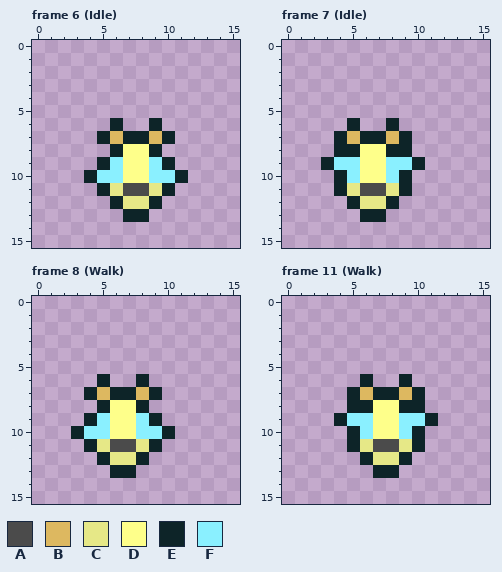
Pixel-art file, stored at game/theslimeking/Assets/Art/Sprites/Creatures/art_beeB.aseprite. Above: the version before the commit.
16x16 pixels, 32 frames. Shown: frame 6 (Idle), frame 7 (Idle), frame 8 (Walk), frame 11 (Walk). The commit also changed other frames, which this record leaves out.
Visible layers, top first: "Layer 1", "side".
Palette (. is transparent): A #4b4b4b  B #ddb860  C #e6e887  D #feff8a  E #0d2428  F #8af0ff
Pixels before, frame 6 (Idle), first column x 4:
 6 ..E..E..
 7 .EBEEBE.
 8 ..EDDE..
 9 .EFDDFE.
10 EFFDDFFE
11 .ECAACE.
12 ..ECCE..
13 ...EE...
Pixels before, frame 7 (Idle), first column x 3:
 6 ..E..E..
 7 .EBEEBE.
 8 .EEDDEE.
 9 EFFDDFFE
10 .EFDDFE.
11 .ECAACE.
12 ..ECCE..
13 ...EE...
Pixels before, frame 8 (Walk), first column x 3:
 6 ..E..E..
 7 .EBEEBE.
 8 ..EDDE..
 9 .EFDDFE.
10 EFFDDFFE
11 .ECAACE.
12 ..ECCE..
13 ...EE...
Pixels before, frame 11 (Walk), first column x 4:
 6 ..E..E..
 7 .EBEEBE.
 8 .EEDDEE.
 9 EFFDDFFE
10 .EFDDFE.
11 .ECAACE.
12 ..ECCE..
13 ...EE...
After:
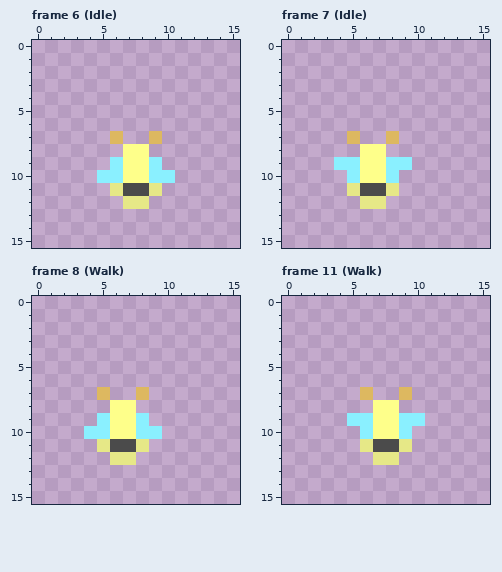
Difference:
layer "side" now hidden
Changed rows in their new state; - is an unchanged pixel.
Frame 6 (Idle):
first column x 4:
 6 --.--.--
 7 -.-..-.-
 8 --.--.--
 9 -.----.-
10 .------.
11 -.----.-
12 --.--.--
13 ---..---
Frame 7 (Idle):
first column x 3:
 6 --.--.--
 7 -.-..-.-
 8 -..--..-
 9 .------.
10 -.----.-
11 -.----.-
12 --.--.--
13 ---..---
Frame 8 (Walk):
first column x 3:
 6 --.--.--
 7 -.-..-.-
 8 --.--.--
 9 -.----.-
10 .------.
11 -.----.-
12 --.--.--
13 ---..---
Frame 11 (Walk):
first column x 4:
 6 --.--.--
 7 -.-..-.-
 8 -..--..-
 9 .------.
10 -.----.-
11 -.----.-
12 --.--.--
13 ---..---
Pixel boxes of the changes (left, top, right, bottom) in both pictures:
erased: (84, 118, 188, 222)
erased: (321, 118, 425, 222)
erased: (71, 374, 175, 478)
erased: (334, 374, 438, 478)
